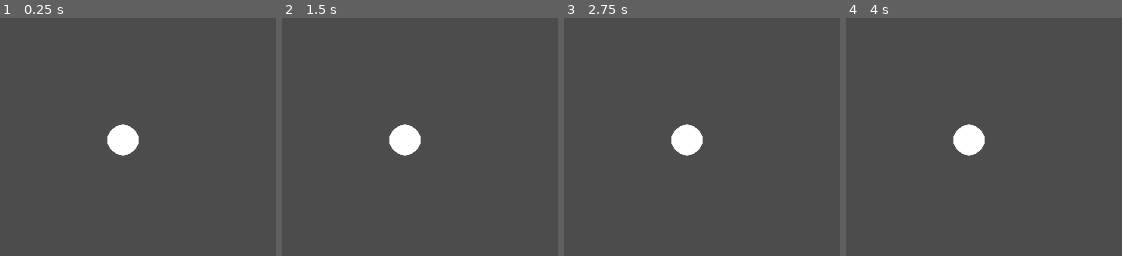
Above: before the commit, frames 1-4 (left to right).
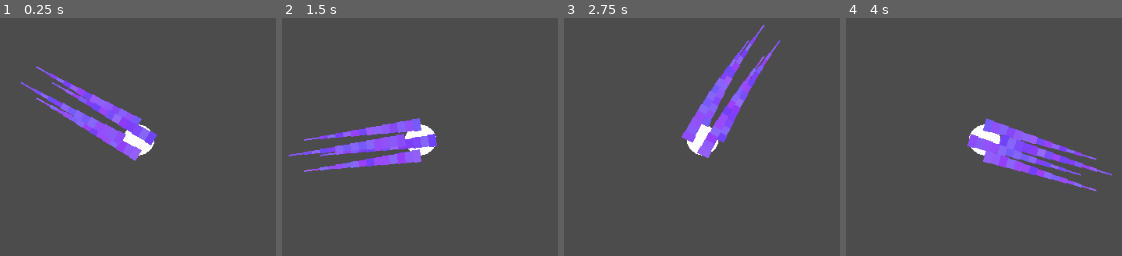
Above: after the commit, the same moments.

Repository: AGPritchard/inverse-kinematics
Game: Godot game, scene res://src/creature/creature.tscn
Same seed, same stepped clock (60 frames per second), same inputs: the game is played once before the commit and once after it. The project has no main scene, so this scene is started directly.
Inputs (mouse positions are in pixels of both pictures, inside the frame that each line leads up to):
- Up to frame 1 (0.25 s): no input
- Up to frame 2 (1.5 s): tap Enter at 0.5 s; move the mouse to (outside the picture) at 0.52 s; tap Space at 1.25 s; move the mouse to (outside the picture) at 1.27 s
- Up to frame 3 (2.75 s): tap Enter at 2 s; move the mouse to (768, 37) at 2.02 s
- Up to frame 4 (4 s): move the mouse to (928, 234) at 2.77 s; tap Space at 3.5 s; move the mouse to (outside the picture) at 3.52 s

The runs differ from the first frame. In frame 1, 5.1% of the frame differs, in the area x 7-58%, y 20-61%; in frame 2, 5.2%; in frame 3, 5.4%; in frame 4, 6.2%, in the area x 38-97%, y 42-74%.

Commit message:
Add tentacles to creature

Diff:
--- a/src/creature/creature.tscn
+++ b/src/creature/creature.tscn
@@ -1,6 +1,7 @@
-[gd_scene load_steps=3 format=2]
+[gd_scene load_steps=4 format=2]
 
 [ext_resource path="res://src/creature/creature.gd" type="Script" id=1]
+[ext_resource path="res://src/tentacle/tentacle.tscn" type="PackedScene" id=2]
 
 [sub_resource type="CircleShape2D" id=1]
 
@@ -16,3 +17,17 @@
 [node name="Camera2D" type="Camera2D" parent="."]
 current = true
 zoom = Vector2( 0.5, 0.5 )
+
+[node name="Tentacles" type="Node2D" parent="."]
+
+[node name="Tentacle" parent="Tentacles" instance=ExtResource( 2 )]
+position = Vector2( 0, -10 )
+
+[node name="Tentacle2" parent="Tentacles" instance=ExtResource( 2 )]
+position = Vector2( 10, 0 )
+
+[node name="Tentacle3" parent="Tentacles" instance=ExtResource( 2 )]
+position = Vector2( 0, 10 )
+
+[node name="Tentacle4" parent="Tentacles" instance=ExtResource( 2 )]
+position = Vector2( -10, 0 )
